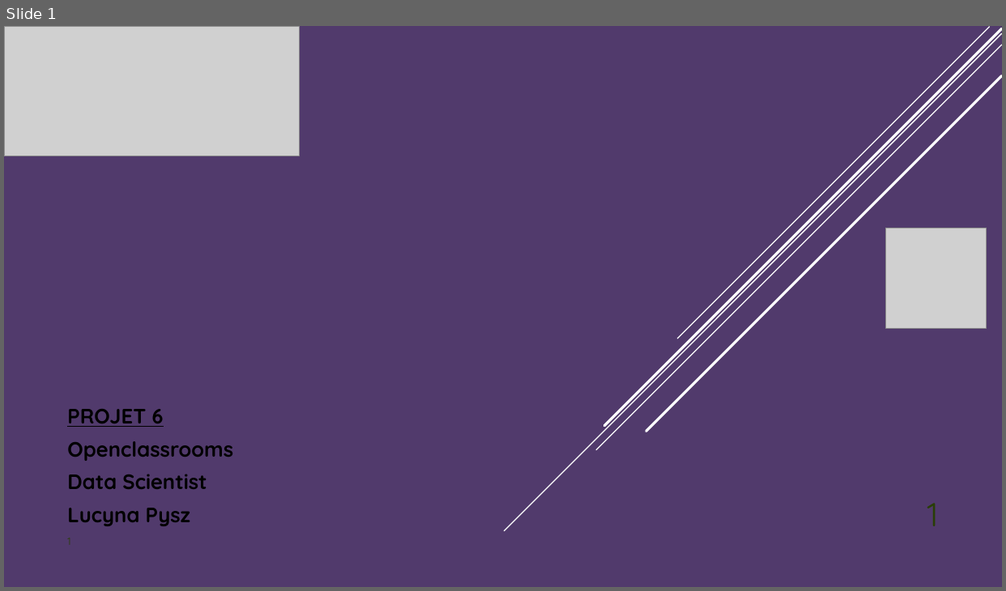
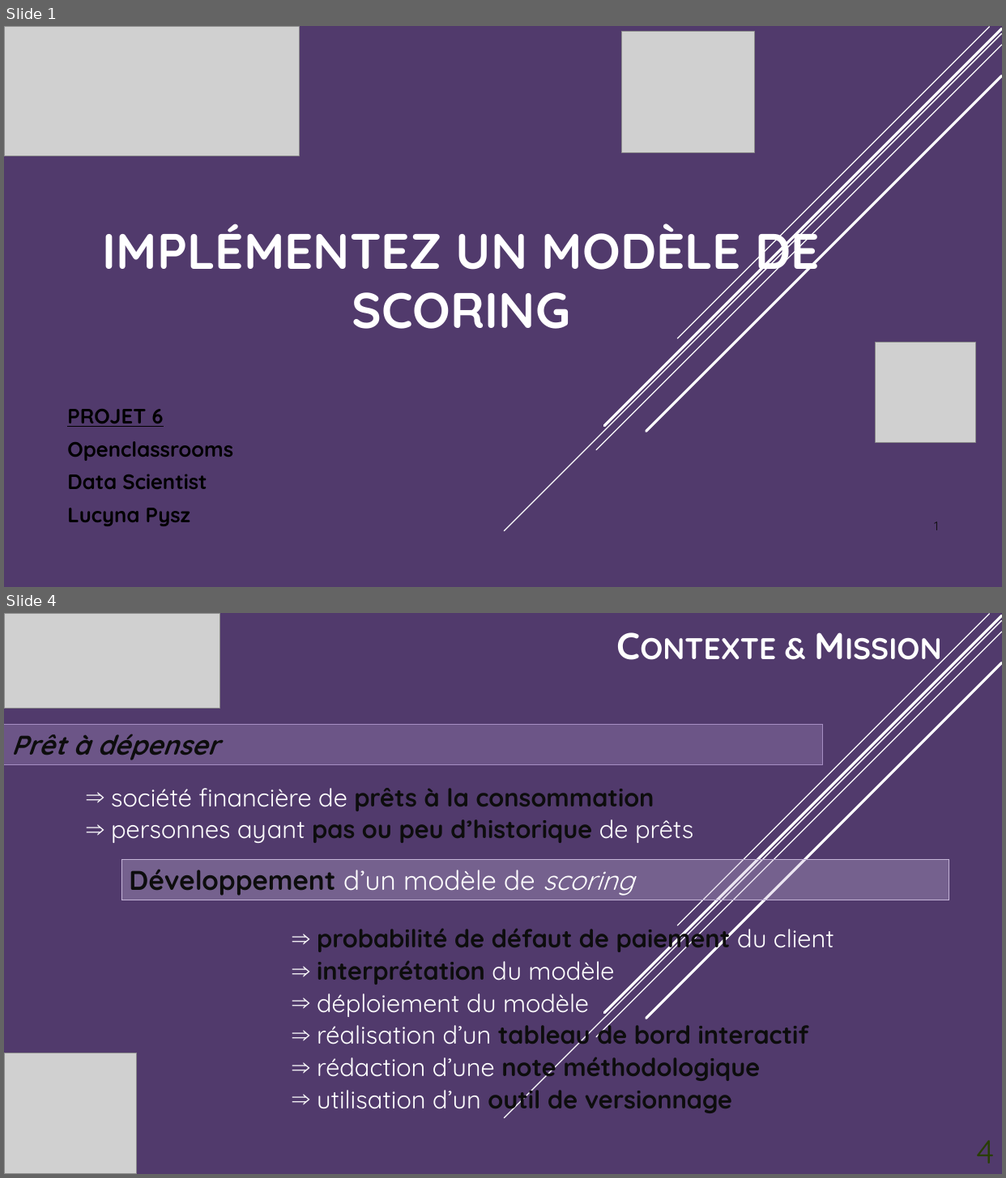
Before and after one commit to StudentLucyna/Projet7, a slide deck: Projet7_Pysz_Presentation.pptx. Shown one above the other, each under a label of ours: slide 1 before the commit, slides 1 and 4 after it; the slides between them are not shown. The pictures are 1006x591 and 1006x1178 pixels, drawn with LibreOffice and Linux fonts; fonts in the diff are those of the drawing; grey boxes stand for pictures. Boxes give left, top, right and bottom in pixels: in the first picture for what was removed or moved away, otherwise in the second. Text is boxed around its words. In the diff, an @@ line names an element or a change of style, - is before the commit and + after.

```diff
--- a/Projet7_Pysz_Presentation.pptx
+++ b/Projet7_Pysz_Presentation.pptx
@@ slide 4 added at (4, 613, 1002, 1174), background gradient #513A6C to #4C7800; not listed: 5 template elements that a slide beside it also shows @@
@@ picture added at (4, 613, 219, 708) @@
@@ text added at (582, 613, 949, 671), 36 pt, text #FFFFFF, bold, small capitals @@
+Contexte & Mission
@@ rectangle added at (4, 725, 823, 765), fill #A68EC3 at 32% opacity, outline #A68EC3 0.75 pt, 26 pt, text #0D0D0D, bold, italic @@
+  Prêt à dépenser
@@ text added at (111, 788, 693, 843), 24 pt, text #FFFFFF @@
+    ⇒ société financière de prêts à la consommation
+    ⇒ personnes ayant pas ou peu d’historique de prêts
@@ rectangle added at (121, 860, 949, 901), fill #C4B4D7 at 32% opacity, outline #C4B4D7 0.75 pt, 26 pt, text #FFFFFF @@
+  Développement d’un modèle de scoring
@@ text added at (317, 922, 834, 1116), 24 pt, text #0D0D0D, bold @@
+  ⇒ probabilité de défaut de paiement du client
+  ⇒ interprétation du modèle
+  ⇒ déploiement du modèle
+  ⇒ réalisation d’un tableau de bord interactif
+  ⇒ rédaction d’une note méthodologique
+  ⇒ utilisation d’un outil de versionnage
@@ picture added at (4, 1053, 137, 1174) @@
@@ slide 1 changed as well @@
@@ picture added at (622, 31, 755, 152) @@
@@ title added at (103, 217, 819, 329), 48 pt, text #FFFFFF, bold @@
+IMPLÉMENTEZ UN MODÈLE DE SCORING
@@ picture: place and size @@
-picture at (886, 228, 987, 328)
+picture at (876, 343, 976, 443)
@@ page number added at (934, 522, 938, 531), 12 pt, text #0D0D0D @@
+1
```
Also in this commit, not shown: 18 other slides added, 4 slides removed, 1 other file.
